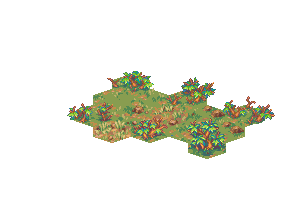
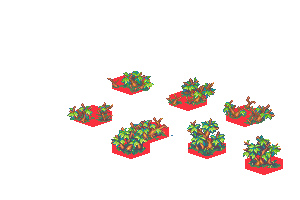
Layers edited between the first and the second w=300, h=200 image:
added group "bushes" with 19 layers above "Group 10" over box(74, 77, 275, 156)
moved "Group 5" into group "bushes" over box(166, 91, 209, 106)
moved "Group 3" into group "bushes" over box(223, 105, 259, 125)
moved "Group 6" into group "bushes" over box(74, 102, 113, 123)
moved "Group 7" into group "bushes" over box(132, 117, 168, 141)
moved "Group 8" into group "bushes" over box(187, 118, 226, 156)
added group "Group 9" with 2 layers in group "bushes" over box(111, 122, 150, 155)
added layer "Layer 25" in group "Group 9" over box(111, 122, 150, 155)
added group "Group 10" with 2 layers above "Group 4" over box(243, 133, 281, 168)
added layer "Layer 27 copy" in group "Group 10" over box(243, 135, 281, 168)
showed group "Group 4" (8 layers) over box(74, 73, 283, 175)
added layer "Layer 20 copy 7" in group "Group 4" over box(245, 153, 283, 175)
added layer "Layer 20 copy 6" in group "Group 4" over box(112, 137, 150, 159)
added layer "Layer 20 copy 5" in group "Group 4" over box(188, 137, 226, 159)
hid group "Group 1" (17 layers) over box(74, 74, 283, 175)
